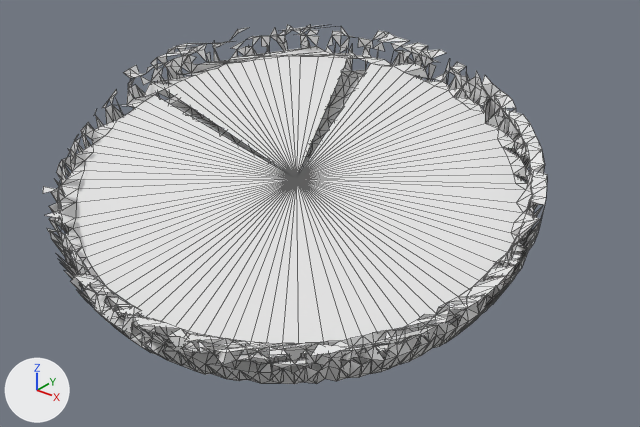
A saved change to the OBJ model PadForge.App/3DModels/SteamController/LeftPadTouch.obj.
Rendered twice from a camera (50 mm lens) standing at (2.8, -65.0, 19.4) and looking at (-41.1, -10.2, -14.6). Arrows for +X, +Y and +Z are at lower left; the lights stay in place. The first picture is the older version. Mesh edges are drawn as thin lines. Where no turn or scale is listed for an object, it has been applied to the vertices.

Names of what the first picture shows: 'LeftPadTouch'.
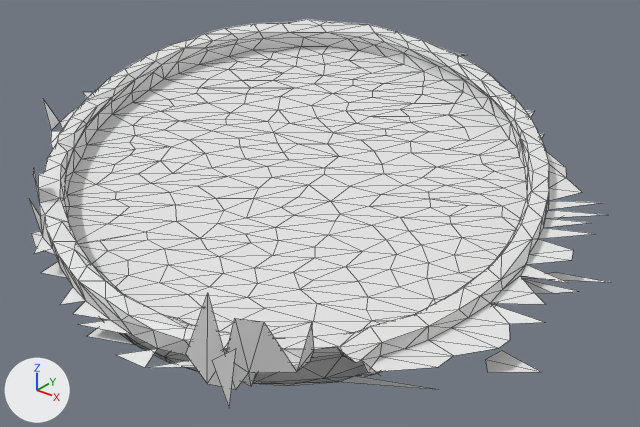
The change in detail:
me_leftpadtouch is used by ob_leftpadtouch; location (0.0, 0.0, 0.0).
Verts and faces of me_leftpadtouch; kept vertices keep their numbers, new ones are numbered from 1779.
me_leftpadtouch had 1779 vertices, 2996 faces and spanned x -64.8..-22.4, y -31.3..10.5, z -20.5..-3.0.
me_leftpadtouch now has 949 vertices, 1694 faces and spans x -66.5..-17.1, y -32.7..14.8, z -20.6..-2.6.
me_leftpadtouch part 1: the loose piece of 1773 vertices spanning x -64.8..-22.4, y -31.3..10.5, z -20.5..-3.0 is rebuilt with 616 vertices and now spans x -66.4..-18.4, y -32.7..14.8, z -18.1..-2.6.
me_leftpadtouch part 2: a new loose piece of 326 vertices spanning x -66.5..-17.1, y -31.3..14.3, z -20.6..-7.6.
Part 3, on me_leftpadtouch:
New vertex 1779 is at (-33.0, -31.7, -14.7), pixel (211, 360).
New vertex 1780 is at (-32.1, -31.2, -18.5), pixel (229, 408).
New vertex 1781 is at (-31.5, -30.8, -13.6), pixel (236, 348).
New faces: (1779, 1781, 1780).
Part 4, on me_leftpadtouch:
New vertex 1782 is at (-21.4, -15.3, -18.6), pixel (485, 359).
New vertex 1783 is at (-20.7, -16.2, -18.9), pixel (487, 372).
New vertex 1784 is at (-20.9, -14.0, -18.3), pixel (501, 350).
New vertex 1785 is at (-17.6, -14.1, -18.6), pixel (541, 371).
New faces: (1782, 1785, 1784), (1782, 1783, 1785).
Other edits to the shape of me_leftpadtouch do not show in these pictures.

Pixel boxes [x1, y1, x2, y2] of what changed, in the pictures (640 x 427 px):
'LeftPadTouch', reshaped (14% wider, 8% taller)
    before: [43, 24, 547, 384]
    after: [29, 19, 606, 407]
part 1 of me_leftpadtouch, rebuilt (14% wider)
    before: [43, 24, 547, 384]
    after: [29, 19, 606, 390]
part 2 of me_leftpadtouch, added (mostly hidden)
    after: [31, 217, 606, 389]
part 3 of me_leftpadtouch, added
    after: [212, 349, 236, 407]
part 4 of me_leftpadtouch, added
    after: [486, 351, 540, 373]
